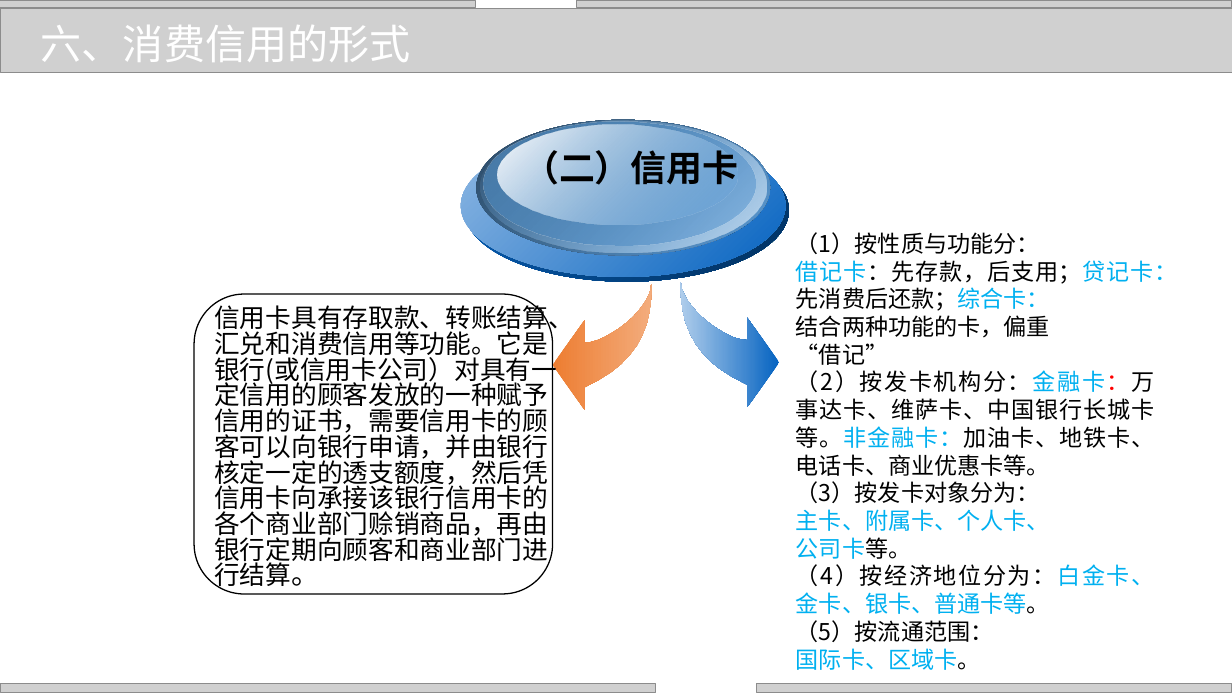
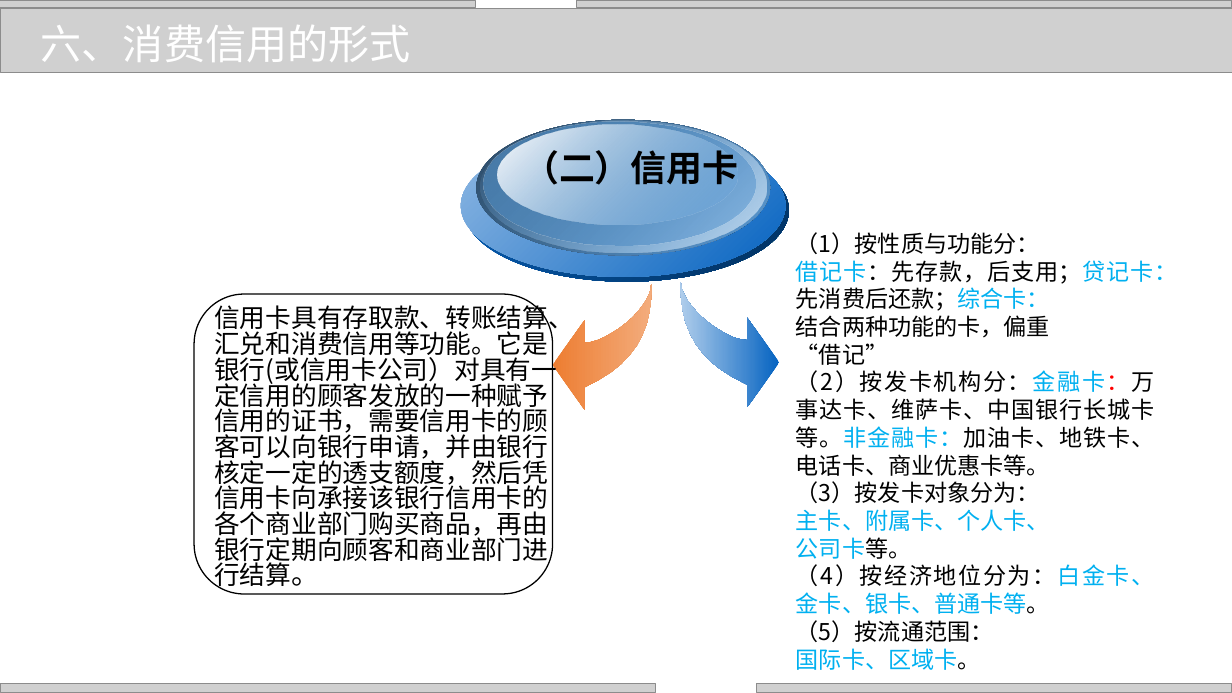
Before and after one commit to zhangjianzhang/internet_credit, a slide deck: slide 17 of files/slides/lecture_14.pptx. Drawn at 1232x693 pixels with LibreOffice and Linux fonts; fonts in the diff are those of the drawing; grey boxes stand for pictures; background and template pictures are left out. Boxes give left, top, right and bottom in pixels: in the first picture for what was removed or moved away, otherwise in the second. Text is boxed around its words. In the diff, an @@ line names an element or a change of style, - is before the commit and + after.

```diff
--- a/files/slides/lecture_14.pptx
+++ b/files/slides/lecture_14.pptx
@@ text at (214, 301, 574, 591): text changed @@
-  信用卡具有存取款、转账结算、汇兑和消费信用等功能。它是银行(或信用卡公司）对具有一定信用的顾客发放的一种赋予信用的证书，需要信用卡的顾客可以向银行申请，并由银行核定一定的透支额度，然后凭信用卡向承接该银行信用卡的各个商业部门赊销商品，再由银行定期向顾客和商业部门进行结算。
+  信用卡具有存取款、转账结算、汇兑和消费信用等功能。它是银行(或信用卡公司）对具有一定信用的顾客发放的一种赋予信用的证书，需要信用卡的顾客可以向银行申请，并由银行核定一定的透支额度，然后凭信用卡向承接该银行信用卡的各个商业部门购买商品，再由银行定期向顾客和商业部门进行结算。
```
Also in this commit, not shown: 6 other slides changed, 6 other files.
